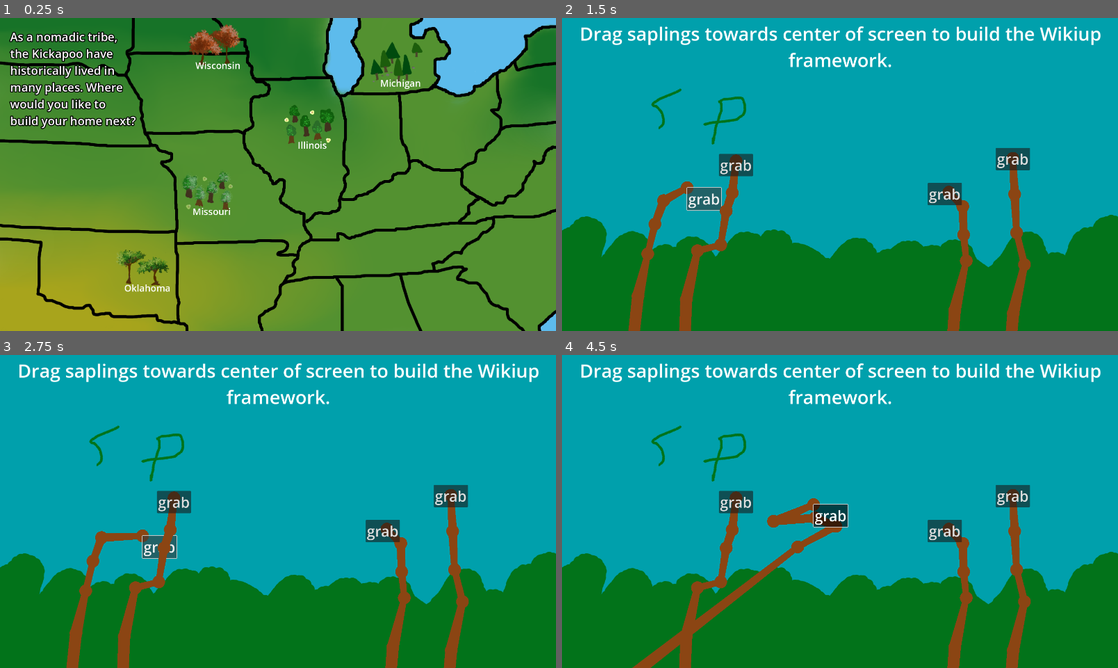
Above: before the commit, frames 1-4 (two rows, left to right).
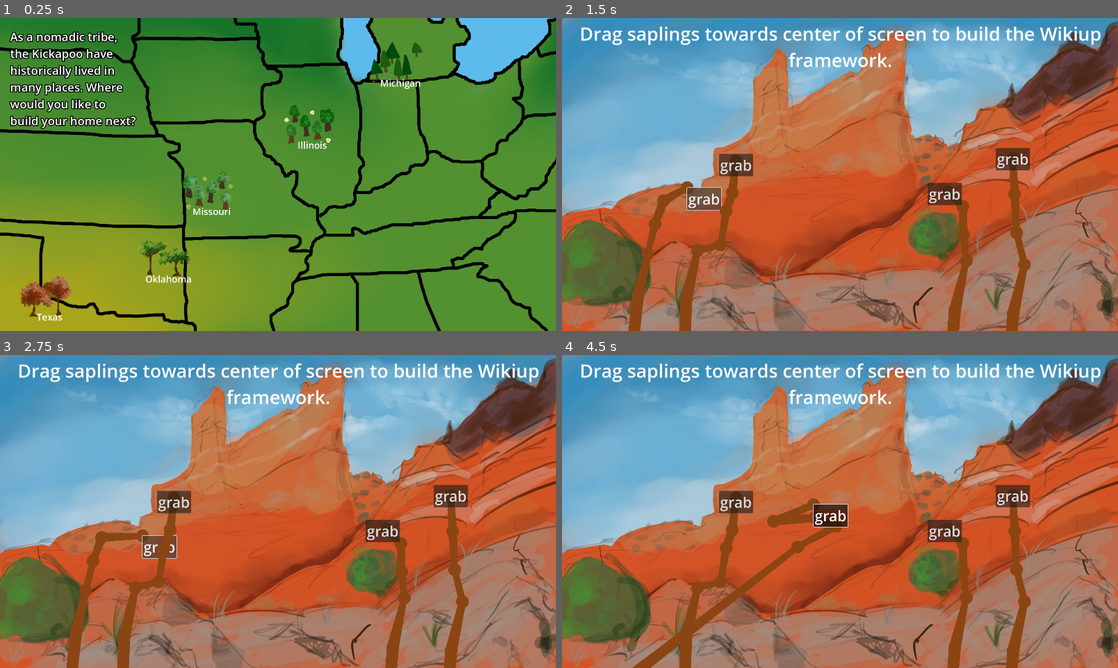
Above: after the commit, the same moments.

Repository: jadicodes/usitcc-hackathon-2025
Game: Godot game, scene res://game.tscn
Two runs of this game, one before a commit and one after it. Both use one fixed random seed, a clock stepped at 60 frames per second and the inputs below.
Inputs (mouse positions are in pixels of both pictures, inside the frame that each line leads up to):
- Up to frame 1 (0.25 s): no input
- Up to frame 2 (1.5 s): click "Wisconsin" (after the commit: "Texas") at 0.5 s; click "grab" at 1.25 s
- Up to frame 3 (2.75 s): click "grab" at 2 s
- Up to frame 4 (4.5 s): click "grab" at 2.75 s; tap Enter at 3.5 s; move the mouse to (962, 495) at 3.52 s; click (962, 495) at 3.67 s; tap Space at 4.25 s; drag from (728, 527) to (984, 458) at 4.27 s

The runs differ from the first frame. In frame 1, 18% of the frame differs, in the area x 0-100%, y 0-100%; in frame 2, 95%; in frame 3, 95%; in frame 4, 94%.

Commit message:
Add Texas background

Diff:
--- a/project/map/map.tscn
+++ b/project/map/map.tscn
@@ -6,7 +6,7 @@
 [ext_resource type="Resource" uid="uid://df50dxj18nh4s" path="res://villages/missouri.tres" id="3_4hjbm"]
 [ext_resource type="Resource" uid="uid://6a0vg4r4jn8e" path="res://villages/illinois.tres" id="5_7lyie"]
 [ext_resource type="Resource" uid="uid://dcp0v67kvysfq" path="res://villages/michigan.tres" id="5_kffv2"]
-[ext_resource type="Resource" uid="uid://c3s5dpodrygoo" path="res://villages/wisconsin.tres" id="5_kxmgb"]
+[ext_resource type="Resource" uid="uid://c3s5dpodrygoo" path="res://villages/texas.tres" id="5_kxmgb"]
 [ext_resource type="Resource" uid="uid://bgbxdetra68ow" path="res://villages/oklahoma.tres" id="6_5jdw0"]
 
 [node name="Map" type="Control"]
@@ -20,7 +20,8 @@
 
 [node name="TextureRect" type="TextureRect" parent="."]
 layout_mode = 0
-offset_right = 1920.0
+offset_top = -57.0
+offset_right = 2005.0
 offset_bottom = 1080.0
 texture = ExtResource("2_lgq1i")
 
@@ -34,10 +35,10 @@
 
 [node name="VillageButton2" parent="." instance=ExtResource("2_a0dt8")]
 layout_mode = 0
-offset_left = 645.0
-offset_top = 17.0
-offset_right = 745.0
-offset_bottom = 117.0
+offset_left = 63.0
+offset_top = 885.0
+offset_right = 163.0
+offset_bottom = 985.0
 village = ExtResource("5_kxmgb")
 
 [node name="VillageButton3" parent="." instance=ExtResource("2_a0dt8")]
@@ -50,10 +51,10 @@
 
 [node name="VillageButton4" parent="." instance=ExtResource("2_a0dt8")]
 layout_mode = 0
-offset_left = 401.0
-offset_top = 785.0
-offset_right = 501.0
-offset_bottom = 885.0
+offset_left = 474.0
+offset_top = 754.0
+offset_right = 574.0
+offset_bottom = 854.0
 village = ExtResource("6_5jdw0")
 
 [node name="VillageButton5" parent="." instance=ExtResource("2_a0dt8")]
--- a/project/villages/wisconsin.tres
+++ b/project/villages/texas.tres
@@ -1,12 +1,12 @@
 [gd_resource type="Resource" script_class="Village" load_steps=4 format=3 uid="uid://c3s5dpodrygoo"]
 
-[ext_resource type="Texture2D" uid="uid://b75ltwsnw23gb" path="res://villages/wisconsin_button.png" id="1_bv7oc"]
+[ext_resource type="Texture2D" uid="uid://b75ltwsnw23gb" path="res://villages/texas_button.png" id="1_bv7oc"]
 [ext_resource type="Script" uid="uid://dunnhnu5jvnm6" path="res://villages/village.gd" id="1_ier4j"]
-[ext_resource type="Texture2D" uid="uid://k7fkmievghne" path="res://villages/springfield_background.png" id="1_ljj2e"]
+[ext_resource type="Texture2D" uid="uid://cblbj74cpbac3" path="res://villages/background_Texas.png" id="1_ljj2e"]
 
 [resource]
 script = ExtResource("1_ier4j")
-village_name = "Wisconsin"
+village_name = "Texas"
 background = ExtResource("1_ljj2e")
 button_texture = ExtResource("1_bv7oc")
 metadata/_custom_type_script = "uid://dunnhnu5jvnm6"
Binary file added: project/villages/background_Texas.png
Not shown, changed: project/villages/background_Texas.png.import
Renamed: project/villages/wisconsin_button.png -> project/villages/texas_button.png
Not shown, added: project/villages/texas_button.png.import
Not shown, added: project/villages/background_Texas.png~
